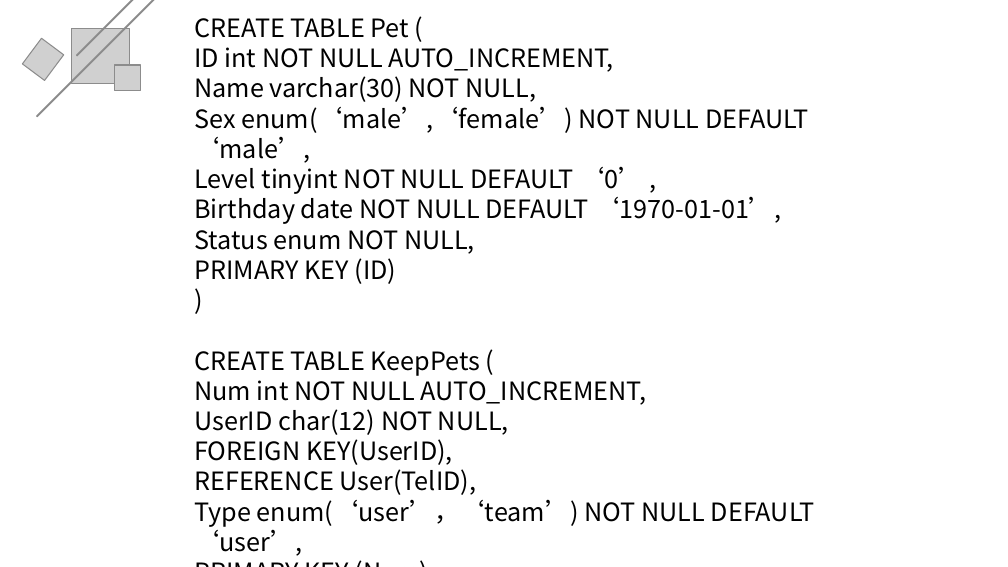
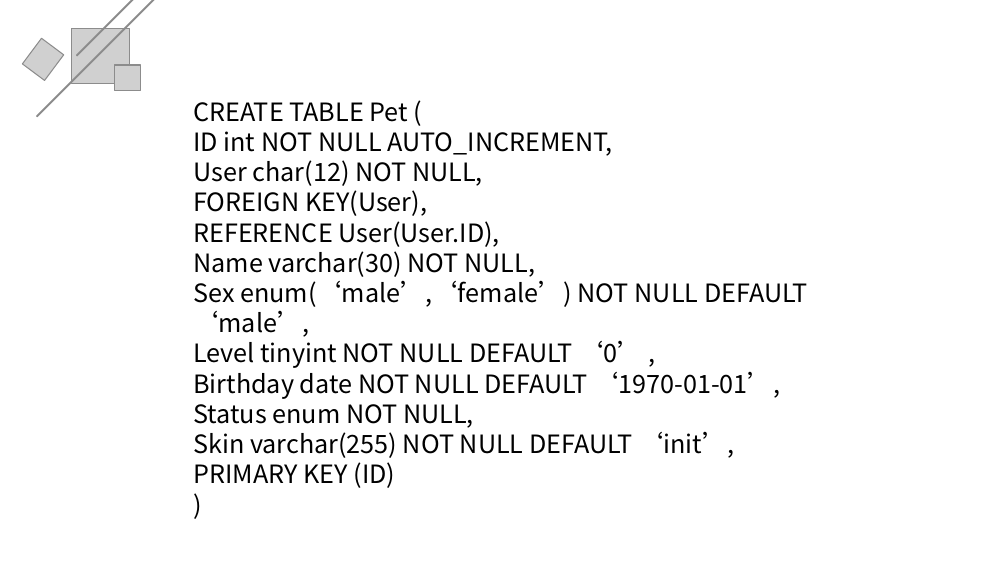
Before and after one commit to xubanxian233/teamProjiect, a slide deck: slide 28 of 文档/TimeMaster_数据库设计答辩.pptx. Drawn at 1008x567 pixels with LibreOffice and Linux fonts; fonts in the diff are those of the drawing; grey boxes stand for pictures. Boxes give left, top, right and bottom in pixels: in the first picture for what was removed or moved away, otherwise in the second. Text is boxed around its words. In the diff, an @@ line names an element or a change of style, - is before the commit and + after.

```diff
--- a/文档/TimeMaster_数据库设计答辩.pptx
+++ b/文档/TimeMaster_数据库设计答辩.pptx
@@ text "CREATE TABLE Pet (": place and size @@
-text "CREATE TABLE Pet (" at (194, 18, 814, 556)
+text "CREATE TABLE Pet (" at (193, 102, 807, 488)
@@ text at (193, 160, 500, 247): paragraphs added @@
+User char(12) NOT NULL,
+FOREIGN KEY(User),
+REFERENCE User(User.ID),
@@ text at (194, 351, 814, 556): paragraphs removed @@
-CREATE TABLE KeepPets (
-Num int NOT NULL AUTO_INCREMENT,
-UserID char(12) NOT NULL,
-FOREIGN KEY(UserID),
-REFERENCE User(TelID),
-Type enum(‘user’，‘team’) NOT NULL DEFAULT ‘user’,
-PRIMARY KEY (Num)
-)
@@ text at (193, 427, 734, 458): paragraph added @@
+Skin varchar(255) NOT NULL DEFAULT ‘init’,
```
Also in this commit, not shown: 3 other slides changed, 4 slides added.
